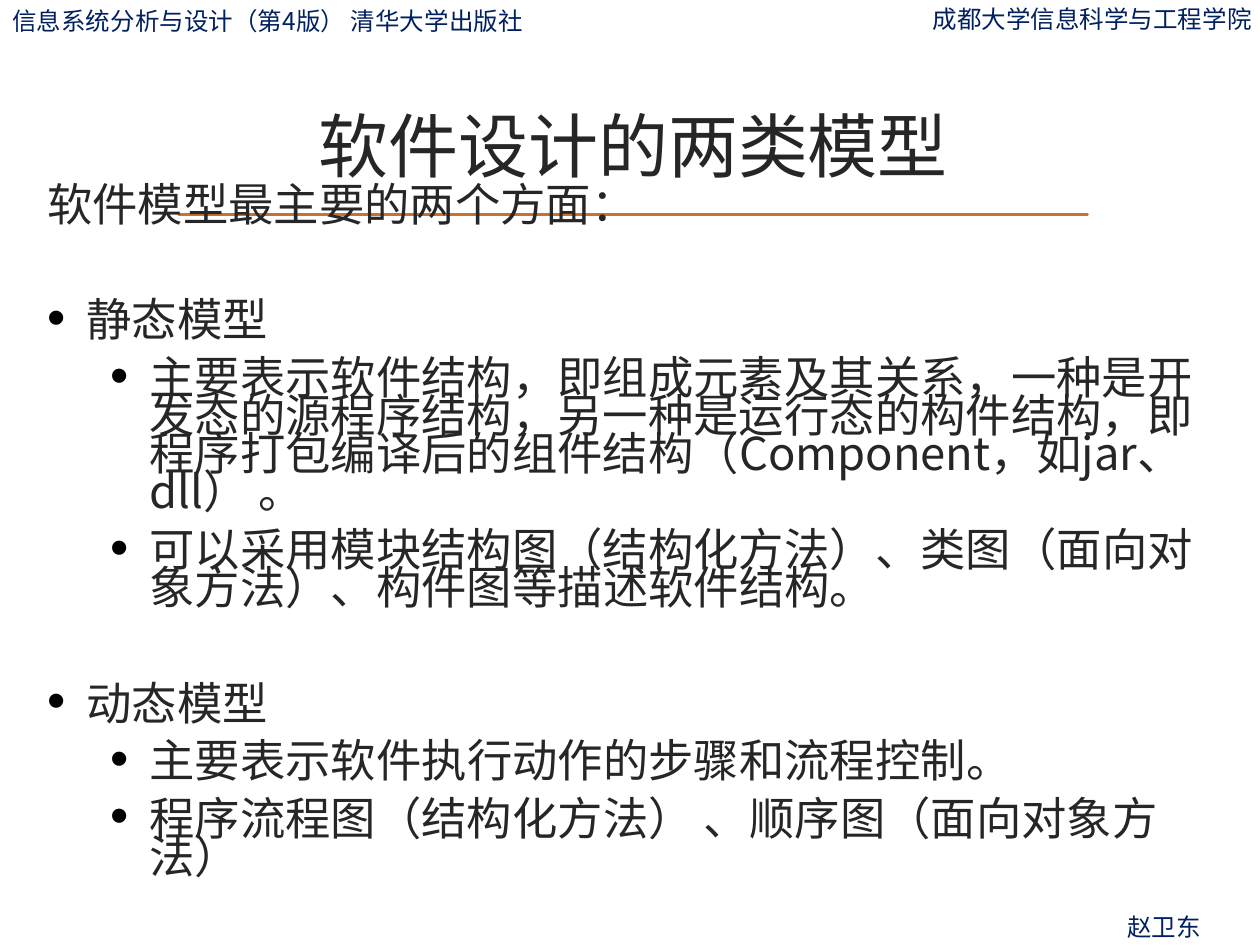
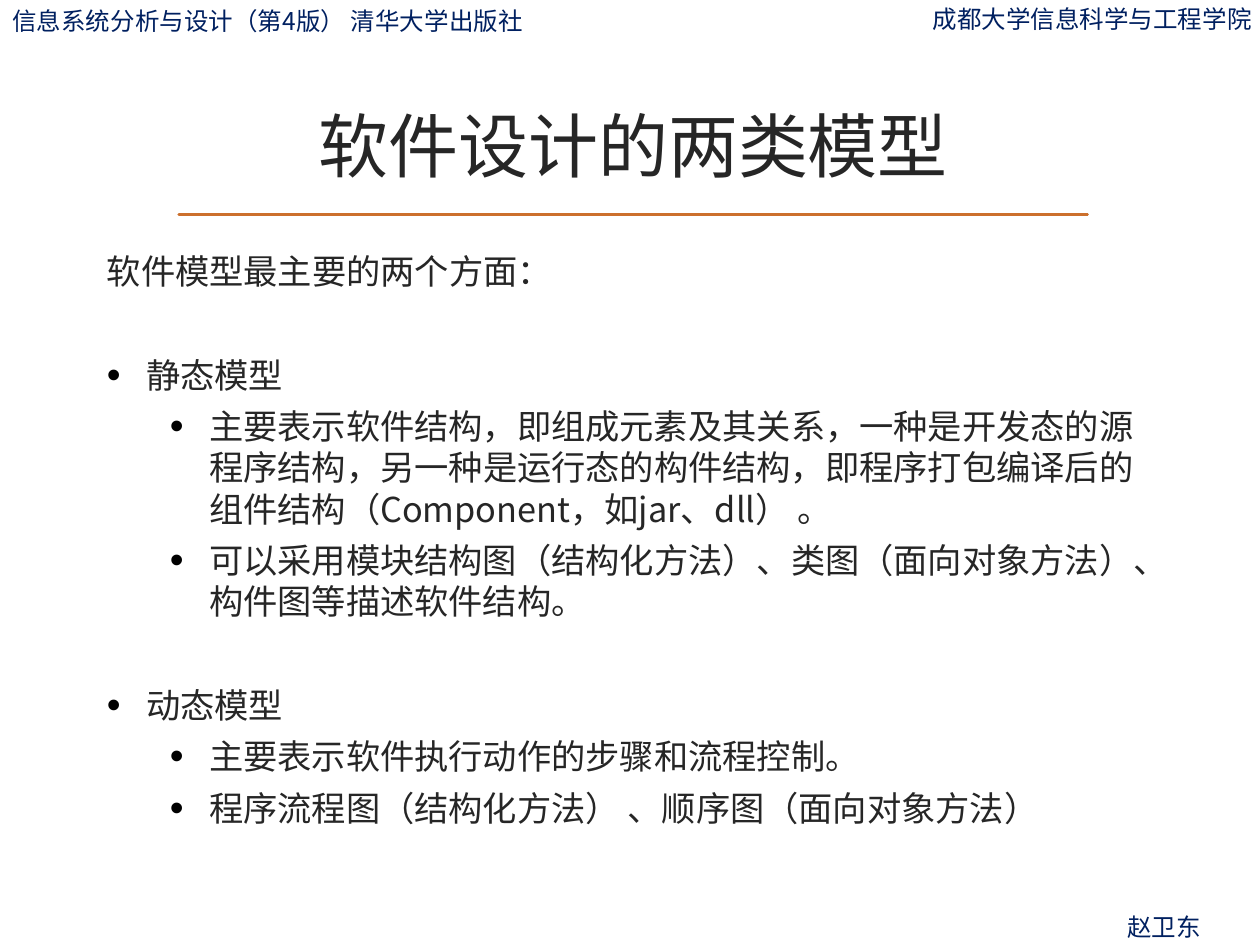
Before and after one commit to ylfagh/is_analysis-1, a slide deck: slide 20 of ppt/第9章-系统设计概述.pptx. Drawn at 1260x945 pixels with LibreOffice and Linux fonts; fonts in the diff are those of the drawing; background and template pictures are left out. Boxes give left, top, right and bottom in pixels: in the first picture for what was removed or moved away, otherwise in the second. Text is boxed around its words. In the diff, an @@ line names an element or a change of style, - is before the commit and + after.

```diff
--- a/ppt/第9章-系统设计概述.pptx
+++ b/ppt/第9章-系统设计概述.pptx
@@ text "软件模型最主要的两个方面：": place and size @@
-text "软件模型最主要的两个方面：" at (47, 175, 1193, 877)
+text "软件模型最主要的两个方面：" at (107, 255, 1167, 824)
@@ text "软件模型最主要的两个方面：" at (107, 255, 1167, 824): size 25.9 to 19.6 pt; line spacing 0.7 to 1; less space between paragraphs @@
```
Also in this commit, not shown: 1 other slide changed, 1 other file.
